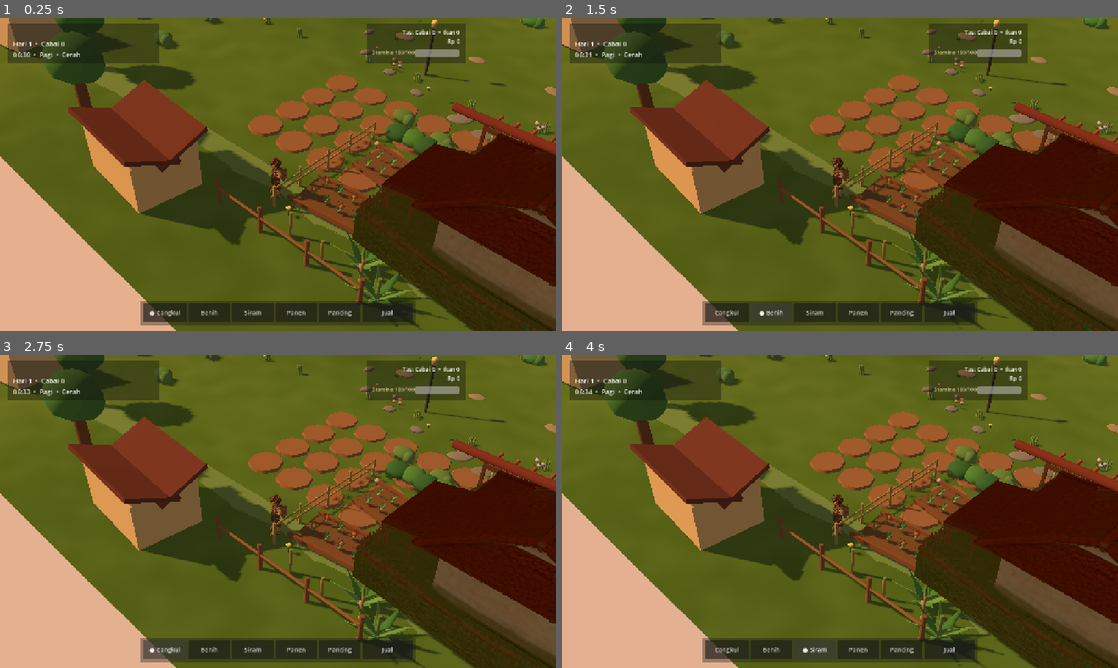
Above: before the commit, frames 1-4 (two rows, left to right).
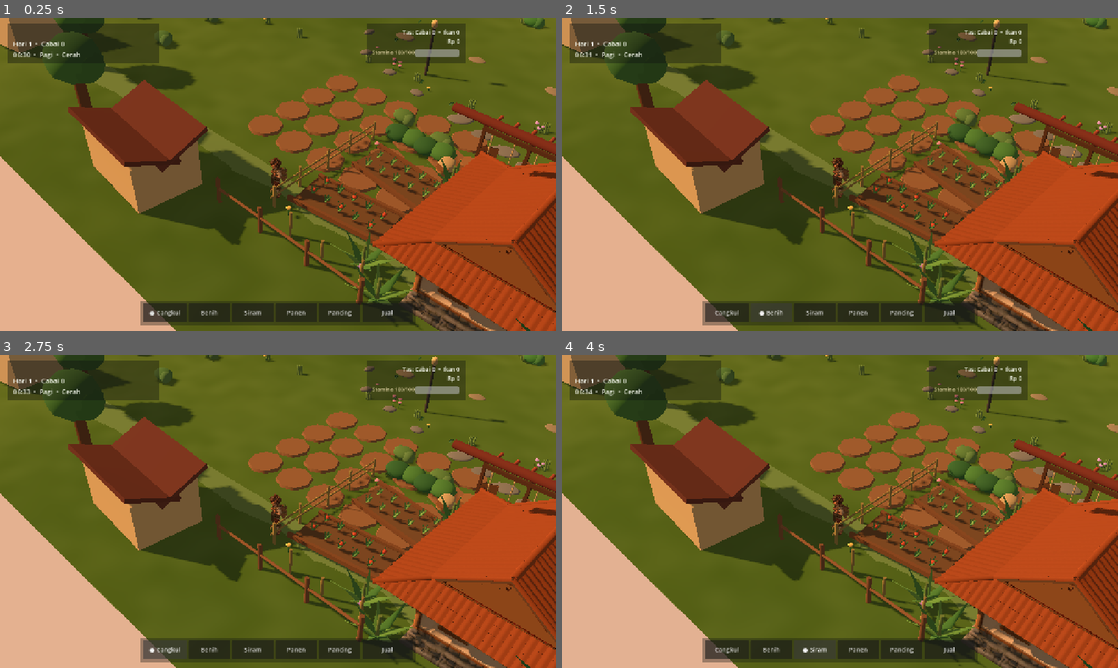
Above: after the commit, the same moments.

Repository: eneft/Lembah-sari
Game: Godot game, scene res://scenes/Main.tscn
Same seed, same stepped clock (60 frames per second), same inputs: the game is played once before the commit and once after it. This scene is started directly instead of the project's main scene.
Inputs:
- Up to frame 1 (0.25 s): no input
- Up to frame 2 (1.5 s): click "● Cangkul" at 0.5 s; click "Benih" at 1.25 s
- Up to frame 3 (2.75 s): click "Cangkul" at 2 s
- Up to frame 4 (4 s): click "Siram" at 2.75 s; click "● Siram" at 3.5 s

The runs differ from the first frame. In frame 1, 17% of the frame differs, in the area x 63-100%, y 36-100%; in frame 2, 17%; in frame 3, 17%; in frame 4, 17%.

Commit message:
Replace player house with repaired traditional mesh and aligned clay roof
Rebuild regular roof tiles and caps, retain textured timber/stone details,
face the V5 village path, and validate the replacement in Godot CI.

Diff:
--- a/scenes/PlayableV5Test.tscn
+++ b/scenes/PlayableV5Test.tscn
@@ -8,6 +8,6 @@
 script = ExtResource("1_test")
 
 [node name="Player" parent="." instance=ExtResource("2_player")]
-position = Vector3(2.3, 0.08, 3.7)
+position = Vector3(3.3, 0.08, 3.1)
 
 [node name="MobileControls" parent="." instance=ExtResource("3_mobile")]
--- a/scripts/playable_v5_test.gd
+++ b/scripts/playable_v5_test.gd
@@ -1,13 +1,15 @@
 extends Node3D
 
 const HERO_SCENE: String = "res://assets/models/hero_scene_v5.glb"
-const PLAYER_HOUSE_SCENE: String = "res://assets/models/player_house_repaired_v3.glb"
+const PLAYER_HOUSE_SCENE: String = "res://assets/models/player_house_traditional_v4.glb"
 const HERO_ROTATION_Y: float = 124.0
 const HERO_SCALE: float = 1.035
-# HeroHouseRoot is authored in Blender at (-3, 2, 0). After the Blender->glTF
-# Z-up to Y-up conversion that becomes (-3, 0, -2) in Godot local space.
-const PLAYER_HOUSE_LOCAL_POSITION: Vector3 = Vector3(-3.0, 0.0, -2.0)
-const PLAYER_HOUSE_LOCAL_ROTATION_Y: float = 180.0
+# Preserve the embedded house's actual site position when replacing it. This
+# fallback matches the currently deployed V5 environment artifact.
+const PLAYER_HOUSE_LOCAL_POSITION: Vector3 = Vector3(-4.25, 0.02, -2.85)
+# The supplied traditional house faces +Z, as does the original V5 porch.
+const PLAYER_HOUSE_LOCAL_ROTATION_Y: float = 0.0
+const PLAYER_HOUSE_SCALE: float = 6.6
 
 @onready var player: CharacterBody3D = $Player
 
@@ -98,7 +100,10 @@
 	# V5's exported environment still contains the earlier authored house under
 	# HeroHouseRoot. Hide/remove that branch before adding the repaired game asset.
 	var legacy_house: Node = _find_node_with_prefix(hero, "HeroHouseRoot")
+	var house_position: Vector3 = PLAYER_HOUSE_LOCAL_POSITION
 	if legacy_house != null:
+		if legacy_house is Node3D:
+			house_position = hero.to_local((legacy_house as Node3D).global_position)
 		_set_node3d_visibility_recursive(legacy_house, false)
 		legacy_house.queue_free()
 	else:
@@ -118,11 +123,12 @@
 		push_error("[LembahSari] Repaired player house GLB root is not Node3D.")
 		return
 
-	repaired_house.name = "PlayerHouseRepairedV3"
-	repaired_house.position = PLAYER_HOUSE_LOCAL_POSITION
+	repaired_house.name = "PlayerHouseTraditionalV4"
+	repaired_house.position = house_position
 	repaired_house.rotation_degrees.y = PLAYER_HOUSE_LOCAL_ROTATION_Y
+	repaired_house.scale = Vector3.ONE * PLAYER_HOUSE_SCALE
 	hero.add_child(repaired_house)
-	print("[LembahSari] PLAYABLE_HOUSE_V3_ACTIVE")
+	print("[LembahSari] PLAYABLE_HOUSE_V4_ACTIVE")
 
 
 func _find_node_with_prefix(root: Node, prefix: String) -> Node:
@@ -192,7 +198,7 @@
 	var label: Label = Label.new()
 	label.name = "TestBadge"
 	label.position = Vector2(18.0, 14.0)
-	label.text = "V5 PLAYABLE TEST  •  HOUSE V3  •  WASD / joystick  •  Shift: lari"
+	label.text = "V5 PLAYABLE TEST  •  HOUSE V4  •  WASD / joystick  •  Shift: lari"
 	label.add_theme_font_size_override("font_size", 16)
 	label.modulate = Color(1.0, 1.0, 1.0, 0.88)
 	layer.add_child(label)
--- a/scripts/player_house_replacement.gd
+++ b/scripts/player_house_replacement.gd
@@ -1,8 +1,9 @@
 extends Node3D
 
-const HOUSE_MODEL_PATH: String = "res://assets/models/player_house_repaired_v3.glb"
+const HOUSE_MODEL_PATH: String = "res://assets/models/player_house_traditional_v4.glb"
 const HOUSE_POSITION: Vector3 = Vector3(15.7, 0.0, 13.2)
 const HOUSE_ROTATION_Y: float = 180.0
+const HOUSE_SCALE: float = 6.6
 
 const PROCEDURAL_HOUSE_PREFIXES: PackedStringArray = [
 	"HouseWalls",
@@ -44,13 +45,14 @@
 		push_error("[LembahSari] Repaired player-house gagal di-instantiate.")
 		return
 
-	house_instance.name = "PlayerHouseRepairedV3"
+	house_instance.name = "PlayerHouseTraditionalV4"
 	house_instance.position = HOUSE_POSITION
 	house_instance.rotation_degrees.y = HOUSE_ROTATION_Y
+	house_instance.scale = Vector3.ONE * HOUSE_SCALE
 	world_root.add_child(house_instance)
 
 	_add_gameplay_collision(world_root)
-	print("[LembahSari] Player house replaced with repaired V3 GLB.")
+	print("[LembahSari] Player house replaced with traditional V4 GLB.")
 
 func _remove_procedural_house(world_root: Node) -> void:
 	for child: Node in world_root.get_children():
@@ -67,12 +69,12 @@
 	# Keep collision intentionally simpler than the visual mesh for stable gameplay.
 	# The front porch/stairs remain approachable while the solid house body blocks movement.
 	var body: StaticBody3D = StaticBody3D.new()
-	body.name = "HouseCollisionRepairedV3"
-	body.position = HOUSE_POSITION + Vector3(0.0, 1.65, 0.38)
+	body.name = "HouseCollisionTraditionalV4"
+	body.position = HOUSE_POSITION + Vector3(0.20, 1.3, 0.38)
 
 	var collision: CollisionShape3D = CollisionShape3D.new()
 	var shape: BoxShape3D = BoxShape3D.new()
-	shape.size = Vector3(6.8, 3.3, 4.05)
+	shape.size = Vector3(4.4, 2.6, 3.2)
 	collision.shape = shape
 	body.add_child(collision)
 	world_root.add_child(body)
--- /dev/null
+++ b/tools/tests/verify_player_house.gd
@@ -0,0 +1,60 @@
+extends SceneTree
+
+var failed: bool = false
+
+func _initialize() -> void:
+	_run.call_deferred()
+
+func _run() -> void:
+	var scene: PackedScene = load(str(ProjectSettings.get_setting("application/run/main_scene"))) as PackedScene
+	var world: Node = scene.instantiate()
+	root.add_child(world)
+	current_scene = world
+	for frame: int in range(30):
+		await physics_frame
+	var hero: Node3D = world.get_node_or_null("HeroSceneV5") as Node3D
+	var house: Node3D = hero.get_node_or_null("PlayerHouseTraditionalV4") as Node3D if hero != null else null
+	if house == null:
+		push_error("The traditional house must load in the playable scene.")
+		quit(1)
+		return
+	_check(hero.find_children("HeroHouseRoot*", "", true, false).is_empty(), "The old embedded house must be removed.")
+	_check(hero.find_children("PlayerHouseRepairedV3", "", true, false).is_empty(), "The previous replacement must not overlap the new house.")
+	var approach: Vector3 = hero.to_global(Vector3(-4.8, 0, -1.15)) - house.global_position
+	approach.y = 0
+	var front: Vector3 = (house.global_basis * Vector3.BACK).normalized()
+	_check(front.dot(approach.normalized()) > .9, "The front porch must face the village path.")
+	var meshes: Array[Node] = house.find_children("*", "MeshInstance3D", true, false)
+	var bounds: AABB
+	var initialized: bool = false
+	var roof_panels: int = 0
+	var textured_body: bool = false
+	for node: Node in meshes:
+		var mesh: MeshInstance3D = node as MeshInstance3D
+		var box: AABB = house.global_transform.affine_inverse() * mesh.global_transform * mesh.get_aabb()
+		bounds = box if not initialized else bounds.merge(box)
+		initialized = true
+		for surface: int in range(mesh.mesh.get_surface_count()):
+			var material: StandardMaterial3D = mesh.get_active_material(surface) as StandardMaterial3D
+			if String(mesh.name).begins_with("RoofTiles_"):
+				roof_panels += 1
+				_check(material != null and material.albedo_texture != null, "Roof clay texture must load.")
+				_check(material != null and material.metallic < .01 and material.roughness > .8, "Roof tiles must use matte clay PBR.")
+			elif material != null and String(material.resource_name).begins_with("TraditionalHouseTimberStonePlaster"):
+				textured_body = material.albedo_texture != null
+	_check(roof_panels == 6, "All six roof panels must load.")
+	_check(textured_body, "The original timber, plaster, and stone texture must load.")
+	_check(bounds.size.x < 1.02 and bounds.size.z < 1.02 and bounds.size.y > .57, "The complete house must retain its normalized footprint.")
+	var player: CharacterBody3D = world.get_node("Player") as CharacterBody3D
+	_check(house.to_local(player.global_position).z > bounds.end.z + .01, "The player must spawn on the approach, clear of the stairs.")
+	_check(player.is_on_floor(), "The player must stand on the playable floor.")
+	if not failed:
+		print("PLAYABLE_HOUSE_VALIDATED front=path roof_panels=%d textures=ok spawn=clear bounds=%s" % [roof_panels, bounds.size])
+	world.queue_free()
+	await process_frame
+	quit(1 if failed else 0)
+
+func _check(condition: bool, message: String) -> void:
+	if not condition:
+		failed = true
+		push_error(message)
Binary file added: assets/models/player_house_traditional_v4.glb
Binary file added: assets/textures/house_roof_clay_v4.png
Not shown, changed: .github/workflows/deploy-web-preview.yml
Not shown, added: docs/player_house_traditional_v4.md
Not shown, added: tools/blender/repair_traditional_house_v4.py
